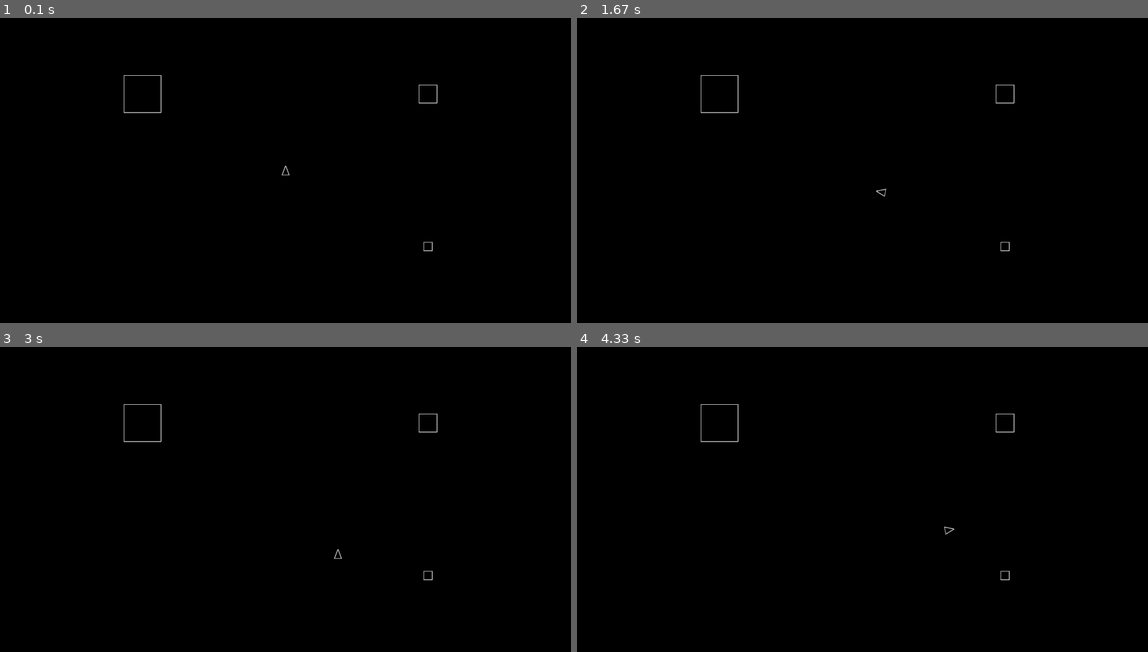
Above: before the commit, frames 1-4 (two rows, left to right).
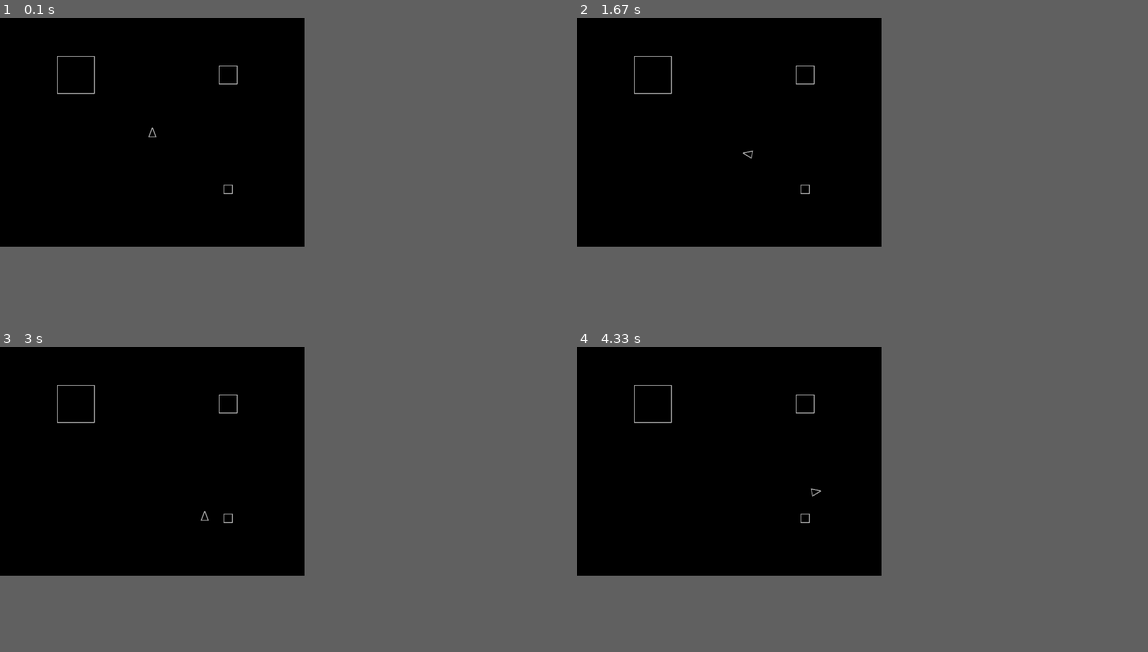
Above: after the commit, the same moments.

Repository: straylight77/arcade
Game: pygame game, started from pygame/asteroids.py
Two runs of this game, one before a commit and one after it. Both use one fixed random seed, a clock stepped at 60 frames per second and the inputs below.
Inputs:
- Up to frame 1 (0.1 s): no input
- Up to frame 2 (1.67 s): hold Right 0.33-0.8 s; hold Up 0.83-1.13 s; hold Right 1.17-1.63 s
- Up to frame 3 (3 s): hold Left 1.67-2.2 s; hold Left 2.23-2.63 s; hold Up from 2.67 s (still down)
- Up to frame 4 (4.33 s): release Up at 3.03 s; hold Right 3.07-3.7 s; hold Left 3.73-4.2 s; hold Right from 4.23 s (still down)
In our replay, the window is 900x480 before the commit and 480x360 after it. These sizes can differ from the game's own. Grey fills any space a smaller window leaves; there, only what the larger window draws over its background counts as a difference.

The runs differ from the first frame. In frame 1, 0.3% of the frame differs, in the area x 10-77%, y 12-77%; in frame 2, 0.3%; in frame 3, 0.3%; in frame 4, 0.3%.

Commit message:
Converted from lists to tuples for position and velocity.  Also split into pos_x/pos_y and vel_x/vel_y.

Diff:
--- a/pygame/asteroids.py
+++ b/pygame/asteroids.py
@@ -4,8 +4,7 @@
 from pygame.locals import *
 
 FPS = 30
-MAX_X = 1920
-MAX_Y = 1024
+MAX_X, MAX_Y = 1024, 768
 
 #C_MAIN    = (128, 128, 128)
 C_MAIN    = (192, 192, 192)
@@ -20,38 +19,36 @@
     Base class containing logic for objects in the game. Implements the physics
     of position and velocity.
     """
-    def __init__(self, pos=[0,0], vel=[0,0]):
+    def __init__(self, pos=(0,0), vel=(0,0)):
         pygame.sprite.Sprite.__init__(self)
-        self.pos = pos
-        self.vel = vel
+        self.pos_x = pos[0]
+        self.pos_y = pos[1]
+        self.vel_x = vel[0]
+        self.vel_y = vel[1]
         self.angle = 0
 
     def update(self, *args):
-        self.pos[0] += self.vel[0]
-        self.pos[1] += self.vel[1]
+        self.pos_x += self.vel_x
+        self.pos_y += self.vel_y
         self.check_boundry()
         self.prepare_for_draw()
 
     def check_boundry(self):
-        self.pos[0] %= MAX_X
-        self.pos[1] %= MAX_Y
+        self.pos_x %= MAX_X
+        self.pos_y %= MAX_Y
         self.angle %= 360
 
     def prepare_for_draw(self):
         self.image = pygame.transform.rotate(self.image_orig, -self.angle)
         self.rect = self.image.get_rect()
-        self.rect.center = self.pos
-
-    def create_sprite(self, size=(32,32), pts=None ):
+        self.rect.center = (self.pos_x, self.pos_y)
+
+    def create_sprite(self, size=32, pts=None ):
         if pts is None:
+            w = size-3
             # minus 3 because of the line thickness
-            pts = (
-                (0,            0),
-                (0,            size[1]-3),
-                (size[0]-3,    size[1]-3),
-                (size[0]-3,0), (0,0)
-            )
-        img = pygame.Surface(size)
+            pts = ((0, 0),(0, w),(w, w),(w, 0))
+        img = pygame.Surface((size,size))
         img.fill(C_KEY)
         img.set_colorkey(C_KEY)
         pygame.draw.polygon(img, C_MAIN, pts, 3)
@@ -64,12 +61,13 @@
 
     def __init__(self):
         GameObject.__init__(self)
-        self.create_sprite( size=(32,32), pts=((32,16), (0,28), (0,4)) )
+        self.create_sprite( size=32, pts=((32,16), (0,28), (0,4)) )
         self.reset()
         self.prepare_for_draw()
 
     def reset(self):
-        self.pos = [MAX_X/2, MAX_Y/2]
+        self.pos_x = MAX_X/2
+        self.pos_y = MAX_Y/2
         self.angle = 270
 
 
@@ -79,8 +77,8 @@
         # 0.98 -> drag coeffecient
         self.angle += 10 * (cmd['right'] + cmd['left'])
         if cmd['thrust']:
-            self.vel[0] += math.cos(math.radians(self.angle)) * 0.5
-            self.vel[1] += math.sin(math.radians(self.angle)) * 0.5
+            self.vel_x += math.cos(math.radians(self.angle)) * 0.5
+            self.vel_y += math.sin(math.radians(self.angle)) * 0.5
         #else:
         #    self.vel[0] *= 0.98
         #    self.vel[1] *= 0.98
@@ -90,29 +88,29 @@
 #---- class: Asteroid ----------------------------------------------------
 class Asteroid(GameObject):
 
-    def __init__(self, pos=[0,0], vel=[0,0]):
+    def __init__(self, pos=(0,0), vel=(0,0)):
         GameObject.__init__(self, pos, vel)
 
 
 class SmallAsteroid(Asteroid):
 
-    def __init__(self, pos, vel=[0,0]):
+    def __init__(self, pos, vel=(0,0)):
         Asteroid.__init__(self, pos, vel)
-        self.create_sprite( (32,32) )
+        self.create_sprite(32)
 
 
 class MediumAsteroid(Asteroid):
 
-    def __init__(self, pos, vel=[0,0]):
+    def __init__(self, pos, vel=(0,0)):
         Asteroid.__init__(self, pos, vel)
-        self.create_sprite( (64,64) )
+        self.create_sprite(64)
 
 
 class LargeAsteroid(Asteroid):
 
-    def __init__(self, pos, vel=[0,0]):
+    def __init__(self, pos, vel=(0,0)):
         Asteroid.__init__(self, pos, vel)
-        self.create_sprite( (128,128) )
+        self.create_sprite(128)
 
 
 #---- class: Shot -------------------------------------------------------
@@ -181,9 +179,9 @@
     FONT2 = pygame.font.SysFont('courier', 15)
 
     asteroids = pygame.sprite.RenderPlain()
-    asteroids.add( LargeAsteroid([MAX_X/4, MAX_Y/4]) )
-    asteroids.add( MediumAsteroid([MAX_X*3/4, MAX_Y/4]) )
-    asteroids.add( SmallAsteroid([MAX_X*3/4, MAX_Y*3/4]) )
+    asteroids.add( LargeAsteroid((MAX_X/4, MAX_Y/4)) )
+    asteroids.add( MediumAsteroid((MAX_X*3/4, MAX_Y/4)) )
+    asteroids.add( SmallAsteroid((MAX_X*3/4, MAX_Y*3/4)) )
     ship = Ship()
     allsprites = pygame.sprite.Group(ship)
 
